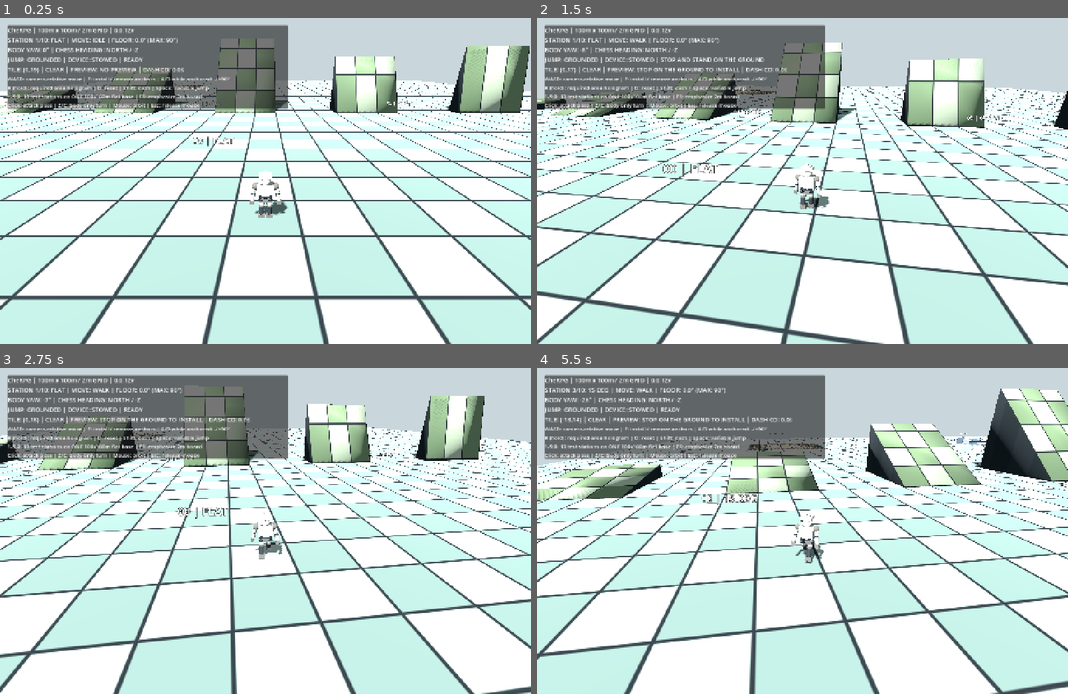
Above: before the commit, frames 1-4 (two rows, left to right).
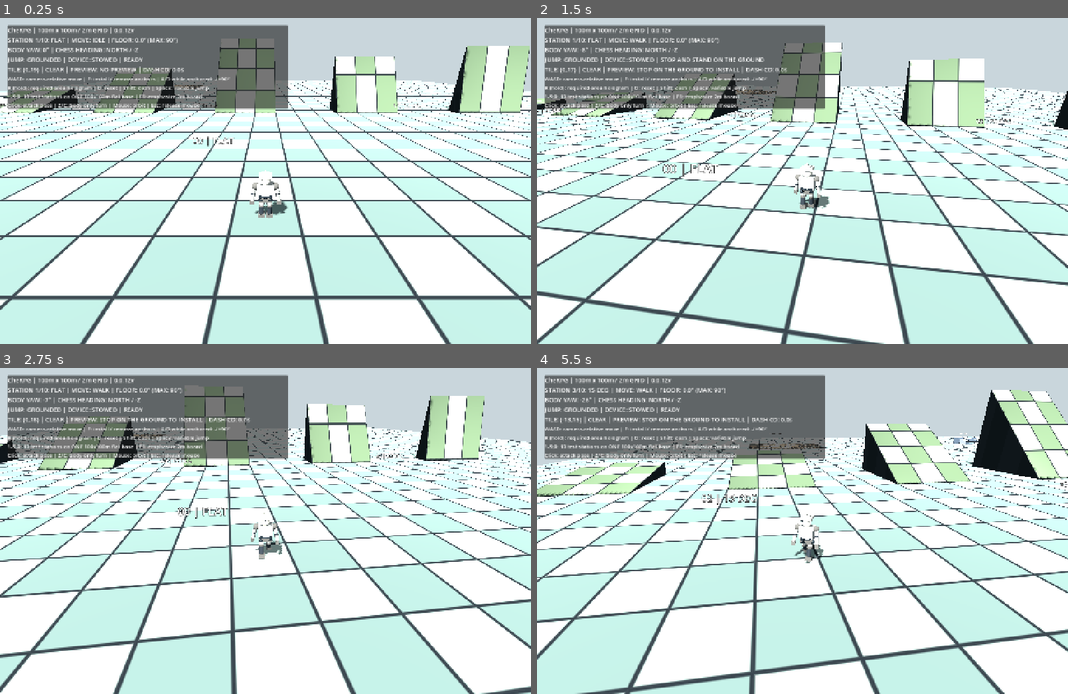
Above: after the commit, the same moments.

Repository: zzunlsj/cherpg
Game: Godot game, scene res://scenes/MotionLab.tscn
The game is run twice, just before and just after one commit, with the same random seed, the same clock (stepped at 60 frames per second) and the same inputs.
Inputs (mouse positions are in pixels of both pictures, inside the frame that each line leads up to):
- Up to frame 1 (0.25 s): no input
- Up to frame 2 (1.5 s): tap Enter at 0.5 s; move the mouse to (829, 181) at 0.52 s; hold R 0.53-1.28 s; hold W from 0.53 s (still down); click (829, 181) at 0.67 s; tap Space at 0.77 s; move the mouse to (775, 181) at 1.27 s; tap F at 1.35 s
- Up to frame 3 (2.75 s): keep holding W; tap Space at 1.52 s; move the mouse to (276, 524) at 2.02 s; tap O at 2.1 s
- Up to frame 4 (5.5 s): keep holding W; move the mouse to (797, 537) at 2.77 s; tap Shift at 2.85 s; click (797, 537) at 2.92 s; tap Space at 3.02, 3.77, 4.52 s; move the mouse to (839, 534) at 3.52 s; tap 1 at 3.6 s; move the mouse to (760, 527) at 4.27 s; tap 2 at 4.35 s; move the mouse to (807, 531) at 5.02 s; tap 3 at 5.1 s; click (807, 531) at 5.17 s

The runs differ from the first frame. In frame 1, 3.7% of the frame differs, in the area x 0-100%, y 7-30%; in frame 2, 3.3%; in frame 3, 3.5%; in frame 4, 44%, in the area x 0-100%, y 6-100%.

Commit message:
fix: upward slope triangle normals and 2m-grid-aligned spawn points; prevent uneven patch z-fighting

Diff:
--- a/godot/tests/motion_rotation_lab/scripts/test_lane.gd
+++ b/godot/tests/motion_rotation_lab/scripts/test_lane.gd
@@ -10,7 +10,7 @@
 const RAMP_X := [-38.0, -26.0, -14.0, -2.0, 10.0, 22.0, 38.0]
 const RAMP_Z := 19.0
 const SPAWN_X := [0.0, -38.0, -26.0, -14.0, -2.0, 10.0, 22.0, 38.0, -22.0, 20.0]
-const SPAWN_Z := [38.0, 29.0, 29.0, 29.0, 29.0, 29.0, 29.0, 29.0, -18.0, -19.0]
+const SPAWN_Z := [38.0, 30.0, 30.0, 30.0, 30.0, 30.0, 30.0, 30.0, -18.0, -18.0]
 const GROUND_TOP_Y := 0.0
 var grid_material: ShaderMaterial
 
@@ -114,7 +114,7 @@
 	# Closed, static wedge mesh, collision generated from the same surface.
 	var st := SurfaceTool.new()
 	st.begin(Mesh.PRIMITIVE_TRIANGLES)
-	var tris := [a,c,b, b,c,d,
+	var tris := [a,b,c, b,d,c,
 		a,b,e, b,f,e,
 		e,f,c, f,d,c,
 		a,e,c, b,d,f]
@@ -147,10 +147,10 @@
 			var x1: float = center.x-radius + float(ix+1) * 2.0 * radius / divisions
 			var z0: float = center.y-radius + float(iz) * 2.0 * radius / divisions
 			var z1: float = center.y-radius + float(iz+1) * 2.0 * radius / divisions
-			var a := Vector3(x0, height_at(x0,z0), z0)
-			var b := Vector3(x0, height_at(x0,z1), z1)
-			var c := Vector3(x1, height_at(x1,z0), z0)
-			var d := Vector3(x1, height_at(x1,z1), z1)
+			var a := Vector3(x0, height_at(x0,z0)+.008, z0)
+			var b := Vector3(x0, height_at(x0,z1)+.008, z1)
+			var c := Vector3(x1, height_at(x1,z0)+.008, z0)
+			var d := Vector3(x1, height_at(x1,z1)+.008, z1)
 			for vertex in [a,b,c,c,b,d]:
 				st.add_vertex(vertex)
 	st.generate_normals()
